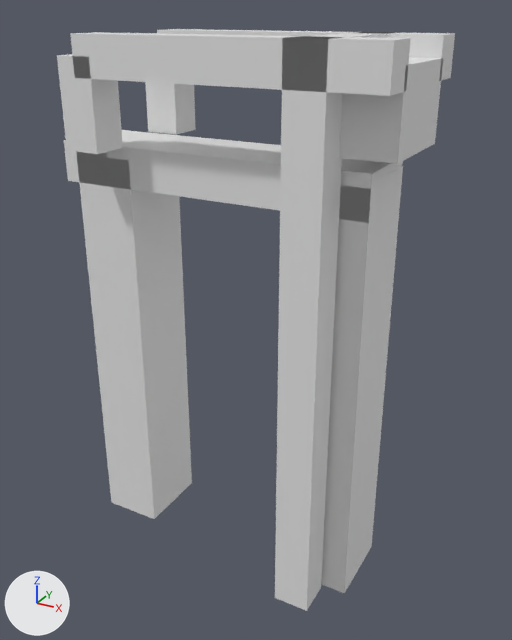
The glTF model models/joure/joure-brug-fb6314a5/joure-brug-fb6314a5.glb, before and after one commit.
Both versions are drawn from a 50 mm lens placed at (8.77, -14.37, 3.85), pointed at (0.76, 0.19, -3.43). Every picture has the same lights, and +X, +Y and +Z are marked at lower left. The picture after the commit comes second.

The scene before the commit, as lines of its bpy script (objects in view):
```python
ob_building_balans = bpy.data.objects.new('building:balans', me_balans)
ob_building_balans.location = (0.0, 0.0, 0.0)
ob_building_balans_2 = bpy.data.objects.new('building:balans 2', me_balans_2)
ob_building_balans_2.location = (0.0, 0.0, 0.0)
ob_building_contragewicht = bpy.data.objects.new('building:contragewicht', me_contragewicht)
ob_building_contragewicht.location = (0.0, 0.0, 0.0)
ob_building_hamei = bpy.data.objects.new('building:hamei', me_hamei)
ob_building_hamei.location = (0.0, 0.0, 0.0)
ob_building_hamei_2 = bpy.data.objects.new('building:hamei 2', me_hamei_2)
ob_building_hamei_2.location = (0.0, 0.0, 0.0)
ob_building_hangstang = bpy.data.objects.new('building:hangstang', me_hangstang)
ob_building_hangstang.location = (0.0, 0.0, 0.0)
ob_building_hangstang_2 = bpy.data.objects.new('building:hangstang 2', me_hangstang_2)
ob_building_hangstang_2.location = (0.0, 0.0, 0.0)
ob_building_portaal = bpy.data.objects.new('building:portaal', me_portaal)
ob_building_portaal.location = (0.0, 0.0, 0.0)
ob_road_voetpad = bpy.data.objects.new('road:voetpad', me_voetpad)
ob_road_voetpad.location = (0.0, 0.0, 0.0)
# also in view: 'road:dek' at (0.0, 0.0, 0.26); 'road:landhoofd (aangenomen) 2' at (3.02, -0.01, -4.67); 'road:landhoofd (aangenomen)' at (-3.02, 0.05, -4.67)
```
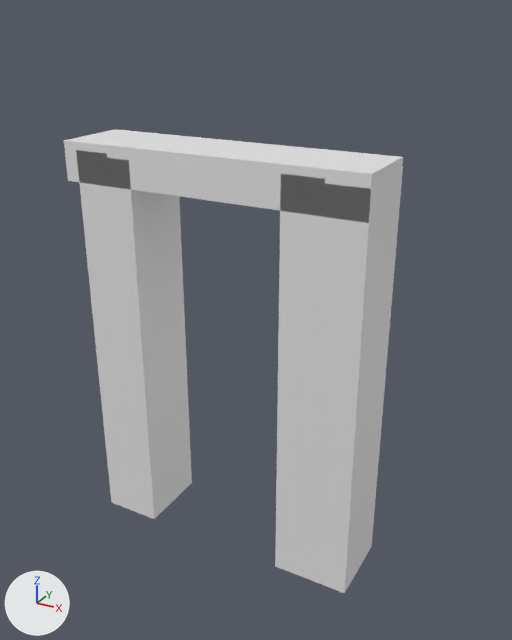
The change, as a list of edits to the scene's bpy script:
```text
Remove ob_building_hamei:
    ob_building_hamei = bpy.data.objects.new('building:hamei', me_hamei)
    ob_building_hamei.location = (0.0, 0.0, 0.0)
Remove ob_building_hamei_2:
    ob_building_hamei_2 = bpy.data.objects.new('building:hamei 2', me_hamei_2)
    ob_building_hamei_2.location = (0.0, 0.0, 0.0)
Remove ob_building_portaal:
    ob_building_portaal = bpy.data.objects.new('building:portaal', me_portaal)
    ob_building_portaal.location = (0.0, 0.0, 0.0)
Remove ob_building_balans:
    ob_building_balans = bpy.data.objects.new('building:balans', me_balans)
    ob_building_balans.location = (0.0, 0.0, 0.0)
Remove ob_building_hangstang:
    ob_building_hangstang = bpy.data.objects.new('building:hangstang', me_hangstang)
    ob_building_hangstang.location = (0.0, 0.0, 0.0)
Remove ob_building_balans_2:
    ob_building_balans_2 = bpy.data.objects.new('building:balans 2', me_balans_2)
    ob_building_balans_2.location = (0.0, 0.0, 0.0)
Remove ob_building_hangstang_2:
    ob_building_hangstang_2 = bpy.data.objects.new('building:hangstang 2', me_hangstang_2)
    ob_building_hangstang_2.location = (0.0, 0.0, 0.0)
Remove ob_building_contragewicht:
    ob_building_contragewicht = bpy.data.objects.new('building:contragewicht', me_contragewicht)
    ob_building_contragewicht.location = (0.0, 0.0, 0.0)
```

Changed parts and their boxes [x1, y1, x2, y2] in the pictures (512 x 640 px):
'building:hamei 2', deleted
    before: [275, 36, 342, 611]
'building:balans 2', deleted
    before: [70, 32, 411, 96]
'building:contragewicht', deleted
    before: [339, 57, 443, 164]
'building:hangstang 2', deleted
    before: [57, 54, 123, 154]
'building:hangstang', deleted
    before: [145, 82, 196, 134]
'building:balans', deleted
    before: [157, 29, 455, 81]
'building:portaal', deleted
    before: [302, 32, 390, 38]
'building:hamei', deleted
    before: [356, 32, 398, 34]
